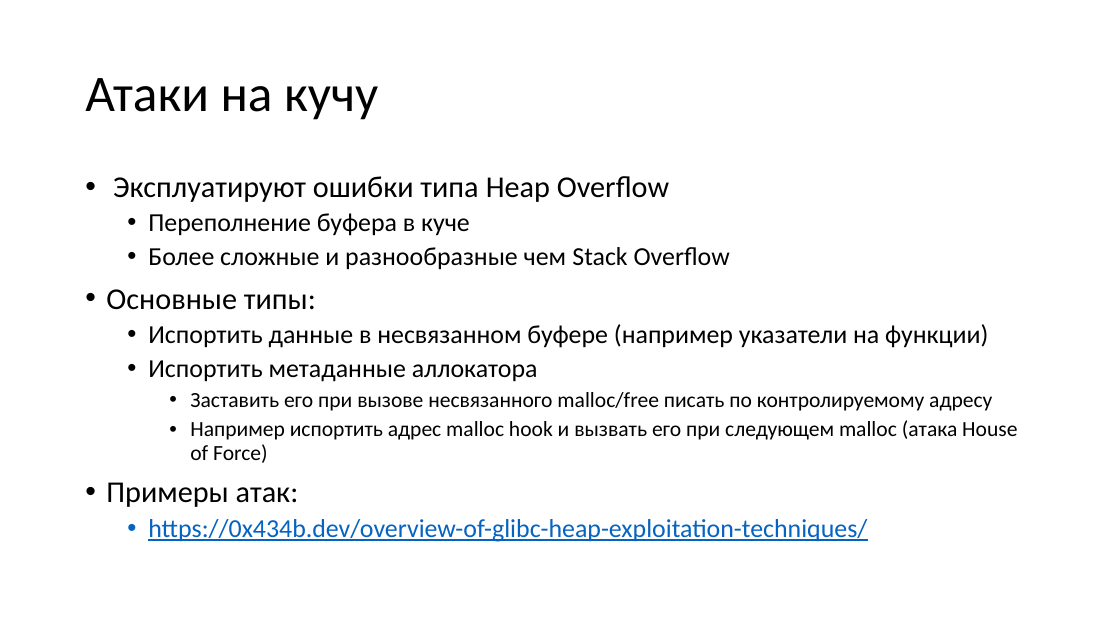
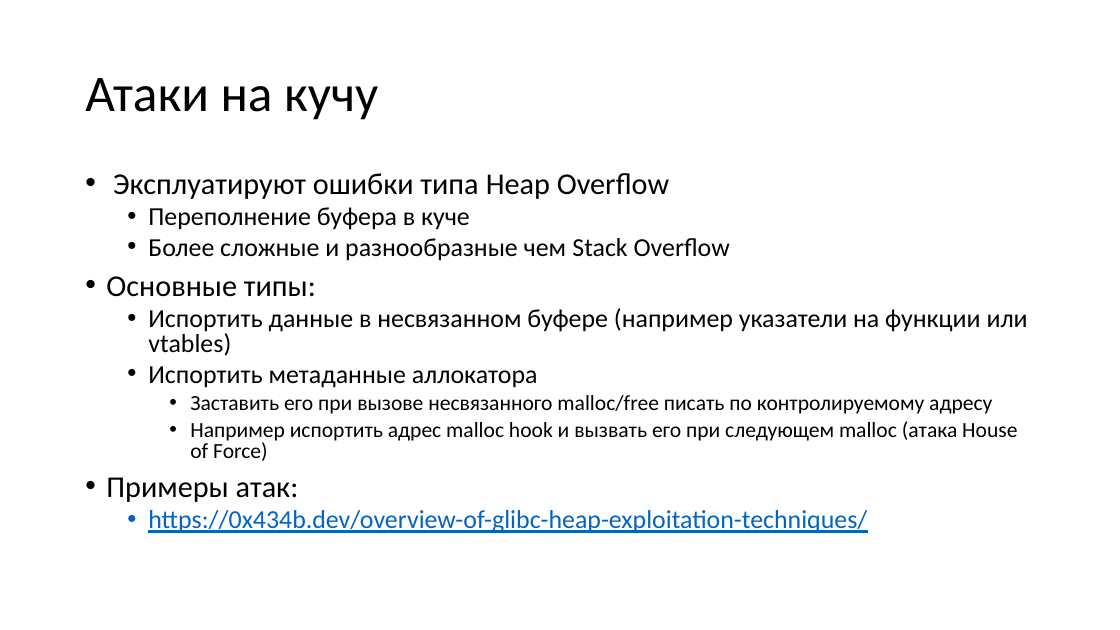
Before and after one commit to yugr/slides, a slide deck: slide 4 of CppZeroCost/2025/RU.pptx. Drawn at 1120x630 pixels with LibreOffice and Linux fonts; fonts in the diff are those of the drawing. Boxes give left, top, right and bottom in pixels: in the first picture for what was removed or moved away, otherwise in the second. Text is boxed around its words. In the diff, an @@ line names an element or a change of style, - is before the commit and + after.

```diff
--- a/CppZeroCost/2025/RU.pptx
+++ b/CppZeroCost/2025/RU.pptx
@@ text at (106,173,1017,533): line spacing 0.9 to 0.8 @@
@@ text at (148,308,1028,356): text changed @@
-  • Испортить данные в несвязанном буфере (например указатели на функции)
+  • Испортить данные в несвязанном буфере (например указатели на функции или vtables)
```
Also in this commit, not shown: 2 other slides changed, 2 other files.
